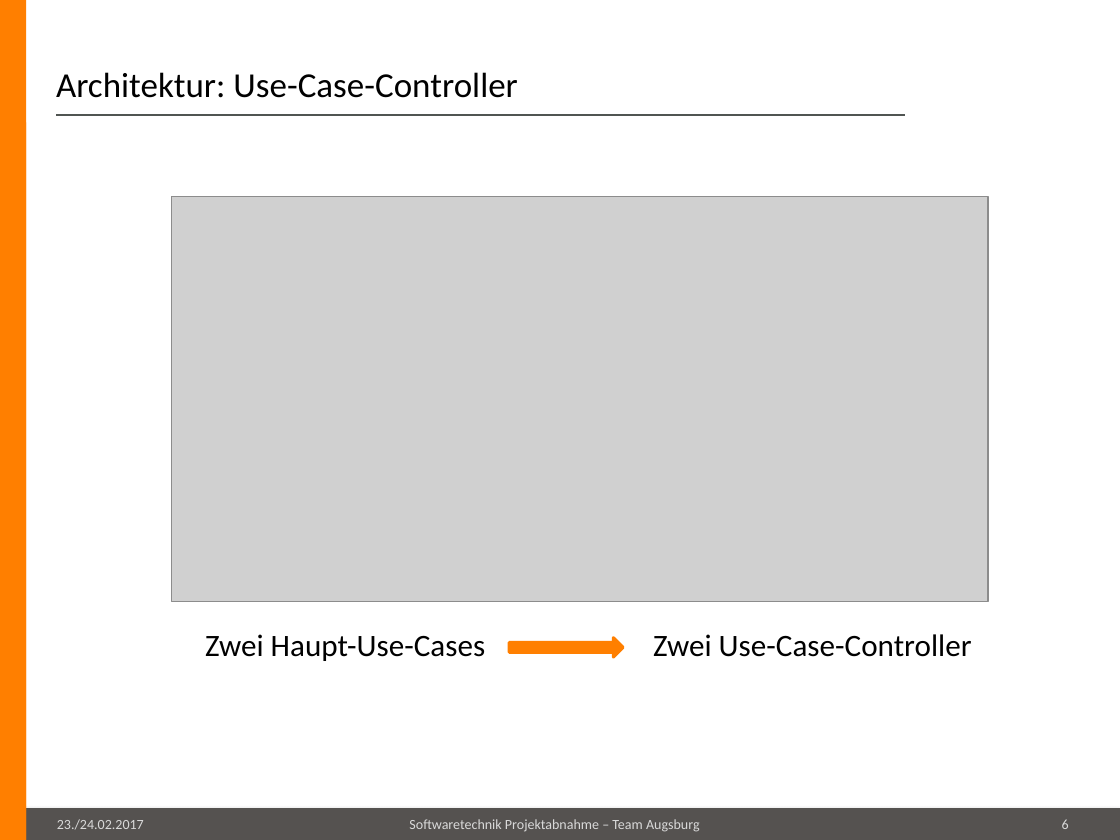
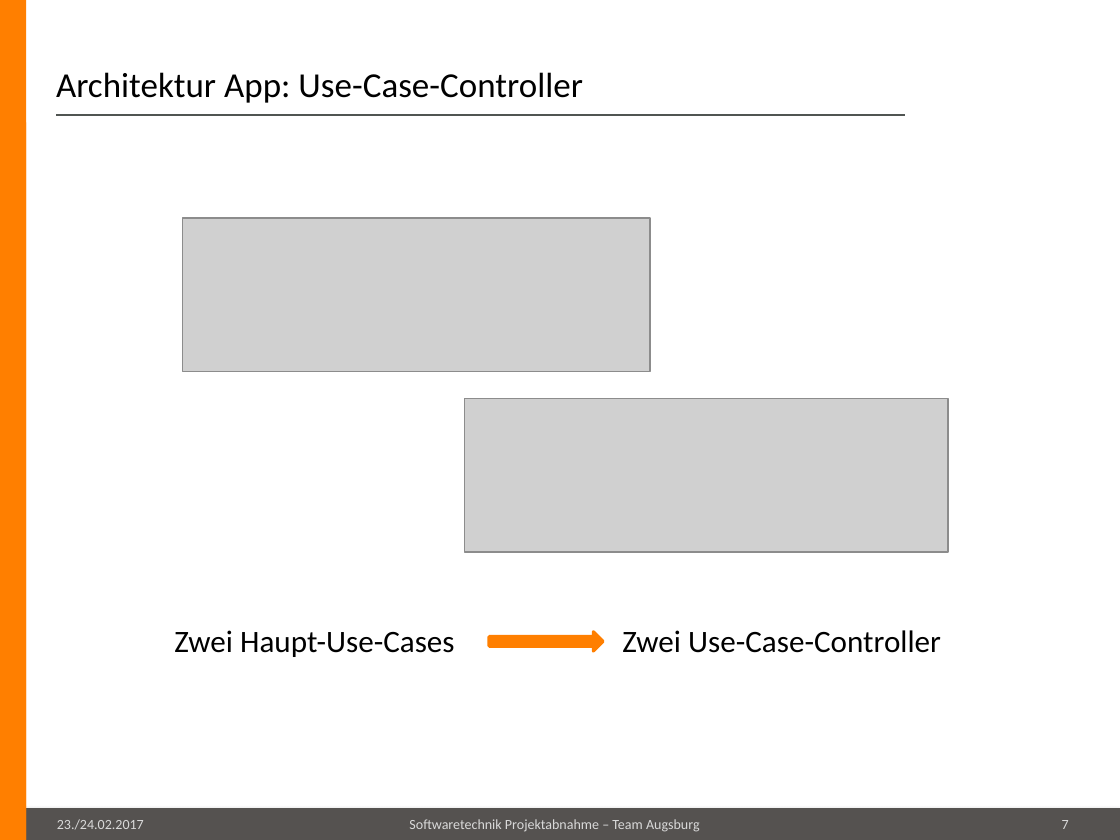
Before and after one commit to maul-esel/swt-projekt, a slide deck: slide 7 of Lingvo/Abgabe/präsentation.pptx (slide 6 before the commit). Drawn at 1120x840 pixels with LibreOffice and Linux fonts; fonts in the diff are those of the drawing; grey boxes stand for pictures; background and template pictures are left out. Boxes give left, top, right and bottom in pixels: in the first picture for what was removed or moved away, otherwise in the second. Text is boxed around its words. In the diff, an @@ line names an element or a change of style, - is before the commit and + after.

```diff
--- a/Lingvo/Abgabe/präsentation.pptx
+++ b/Lingvo/Abgabe/präsentation.pptx
@@ title at [56,72,582,103]: text changed @@
-Architektur: Use-Case-Controller
+Architektur App: Use-Case-Controller
@@ picture removed at [171,197,988,601] @@
@@ picture added at [183,218,650,372] @@
@@ picture added at [465,399,949,552] @@
@@ text "Zwei Haupt-Use-Cases Zwei Use-Case-Controller": place and size @@
-text "Zwei Haupt-Use-Cases Zwei Use-Case-Controller" at [205,634,972,661]
+text "Zwei Haupt-Use-Cases Zwei Use-Case-Controller" at [174,630,941,657]
@@ right arrow: place and size @@
-right arrow at [510,637,624,656]
+right arrow at [489,632,604,651]
@@ page number at [1062,820,1069,829]: text changed @@
-6
+7
```
Also in this commit, not shown: 5 other slides changed, 3 slides added, 1 slide removed.
